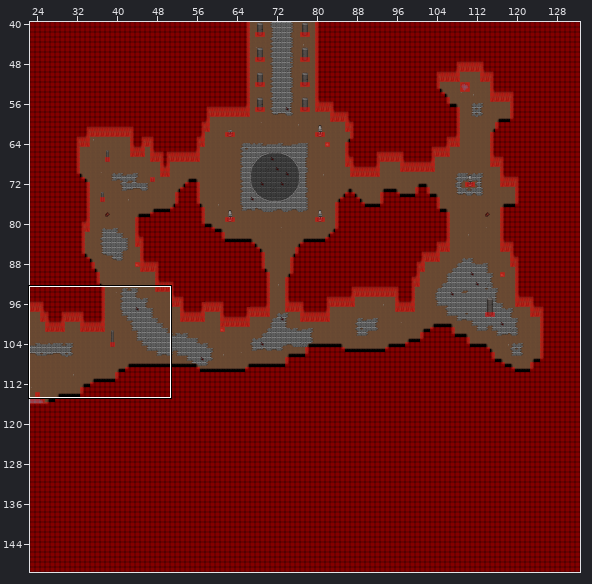
One commit to this Tiled map: assets/maps/001-3.tmx. The picture above shows the old version from afar; the outline marks the close-up.
Close-up. Before:
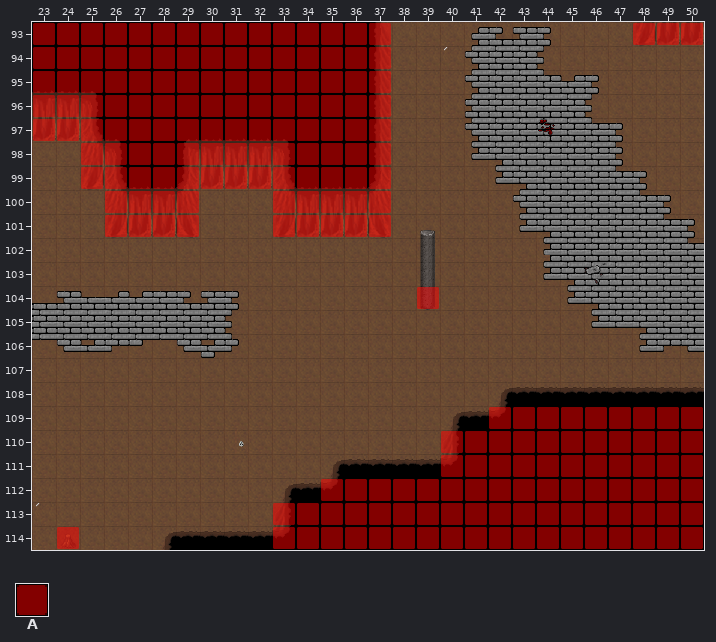
Cells are 32x32 px. Shown: x 23..50, y 93..114. The commit also changed other parts of the map, which this record leaves out.
Key: from "collision": A 1.
_ is an empty cell.
Layers that did not change in this view are not listed.
Layer "Collision" before, first column x 23:
 93 AAAAAAAAAAAAAAA__________AAA
 94 AAAAAAAAAAAAAAA_____________
 95 AAAAAAAAAAAAAAA_____________
 96 AAAAAAAAAAAAAAA_____________
 97 AAAAAAAAAAAAAAA_____________
 98 __AAAAAAAAAAAAA_____________
 99 __AAAAAAAAAAAAA_____________
100 ___AAAA___AAAAA_____________
101 ___AAAA___AAAAA_____________
102 ____________________________
103 ____________________________
104 ________________A___________
105 ____________________________
106 ____________________________
107 ____________________________
108 ____________________________
109 ___________________AAAAAAAAA
110 _________________AAAAAAAAAAA
111 _________________AAAAAAAAAAA
112 ____________AAAAAAAAAAAAAAAA
113 __________AAAAAAAAAAAAAAAAAA
114 _A________AAAAAAAAAAAAAAAAAA
Once edited:
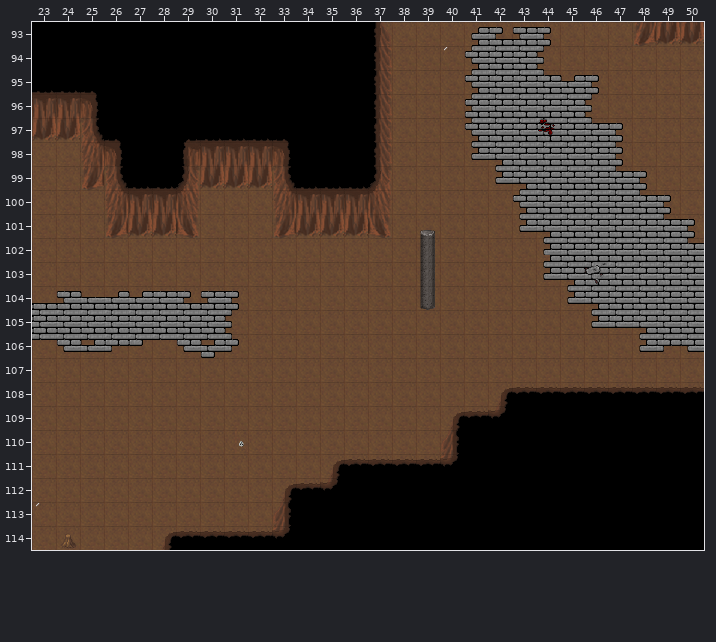
See-through tiles are keyed as they look on the map.
From old to new:
{"where": "layer \"Collision\" (now hidden)"}
{"y":93,"x":23,"old":"AAAAAAAAAAAAAAA","new":"_______________"}
{"y":93,"x":48,"old":"AAA","new":"___"}
{"y":94,"x":23,"old":"AAAAAAAAAAAAAAA","new":"_______________"}
{"y":95,"x":23,"old":"AAAAAAAAAAAAAAA","new":"_______________"}
{"y":96,"x":23,"old":"AAAAAAAAAAAAAAA","new":"_______________"}
{"y":97,"x":23,"old":"AAAAAAAAAAAAAAA","new":"_______________"}
{"y":98,"x":25,"old":"AAAAAAAAAAAAA","new":"_____________"}
{"y":99,"x":25,"old":"AAAAAAAAAAAAA","new":"_____________"}
{"y":100,"x":26,"old":"AAAA","new":"____"}
{"y":100,"x":33,"old":"AAAAA","new":"_____"}
{"y":101,"x":26,"old":"AAAA","new":"____"}
{"y":101,"x":33,"old":"AAAAA","new":"_____"}
{"y":104,"x":39,"old":"A","new":"_"}
{"y":109,"x":42,"old":"AAAAAAAAA","new":"_________"}
{"y":110,"x":40,"old":"AAAAAAAAAAA","new":"___________"}
{"y":111,"x":40,"old":"AAAAAAAAAAA","new":"___________"}
{"y":112,"x":35,"old":"AAAAAAAAAAAAAAAA","new":"________________"}
{"y":113,"x":33,"old":"AAAAAAAAAAAAAAAAAA","new":"__________________"}
{"y":114,"x":24,"old":"A","new":"_"}
{"y":114,"x":33,"old":"AAAAAAAAAAAAAAAAAA","new":"__________________"}
{"label":"removed","picture_box":[33,23,391,237]}
{"label":"removed","picture_box":[633,23,703,45]}
{"label":"removed","picture_box":[417,287,439,309]}
{"label":"removed","picture_box":[273,407,703,549]}
{"label":"removed","picture_box":[57,527,79,549]}
